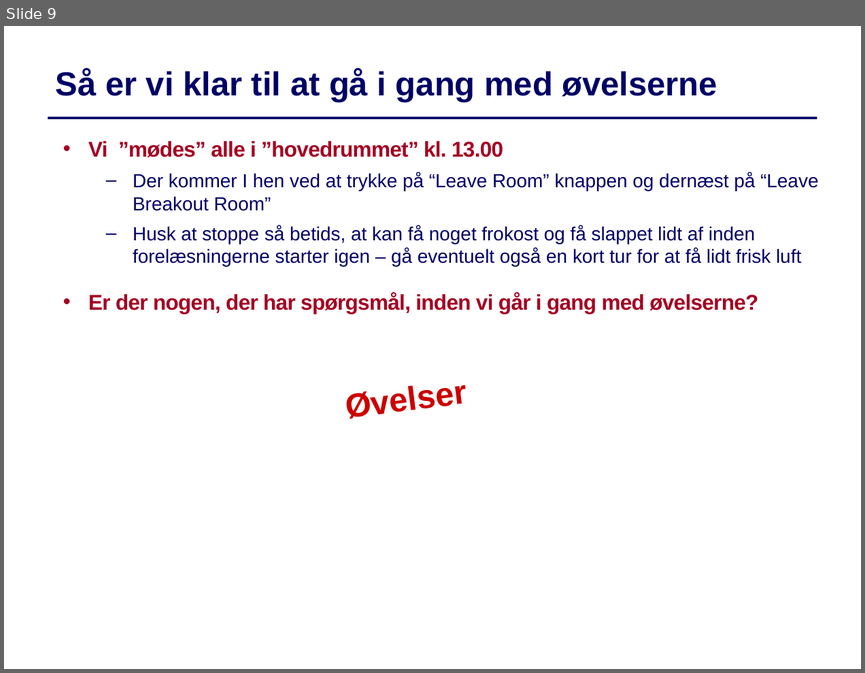
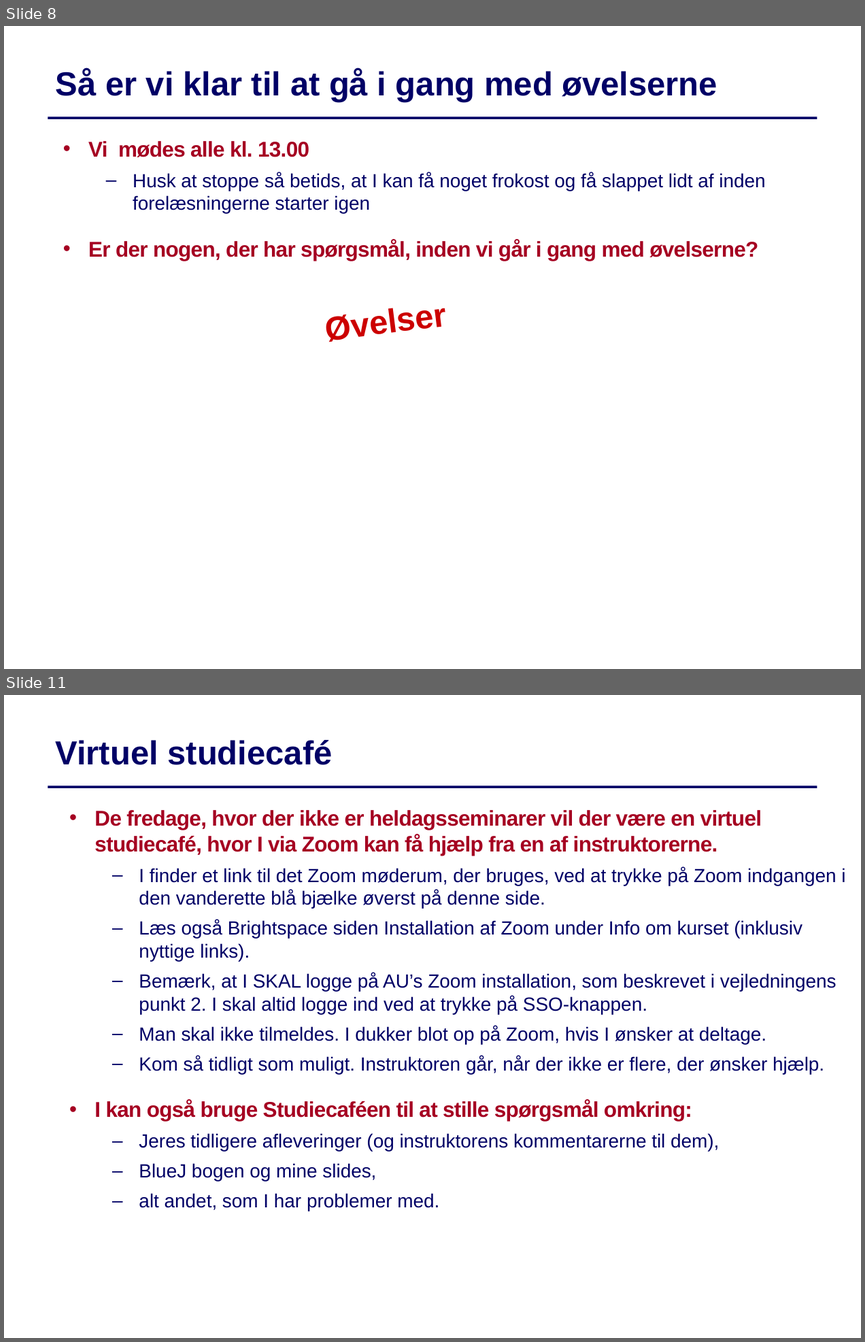
Before and after one commit to IntProgAU/Materiale, a slide deck: web/g22/status/Status1.pptx. Shown one above the other, each under a label of ours: slide 9 before the commit, slides 8 and 11 after it; the slides between them are not shown. The pictures are 865x673 and 865x1342 pixels, drawn with LibreOffice and Linux fonts; fonts in the diff are those of the drawing. Boxes give left, top, right and bottom in pixels: in the first picture for what was removed or moved away, otherwise in the second. Text is boxed around its words. In the diff, an @@ line names an element or a change of style, - is before the commit and + after.

```diff
--- a/web/g22/status/Status1.pptx
+++ b/web/g22/status/Status1.pptx
@@ slide 11 added at (x1=4, y1=695, x2=861, y2=1338), background #FFFFFF; not listed: 1 template element that a slide beside it also shows @@
@@ text added at (x1=56, y1=740, x2=332, y2=765), 28 pt, text #000066, bold @@
+Virtuel studiecafé
@@ text added at (x1=94, y1=810, x2=845, y2=1211), 16 pt, text #000066 @@
+  • De fredage, hvor der ikke er heldagsseminarer vil der være en virtuel studiecafé, hvor I via Zoom kan få hjælp fra en af instruktorerne.
+  – I finder et link til det Zoom møderum, der bruges, ved at trykke på Zoom indgangen i den vanderette blå bjælke øverst på denne side.
+  – Læs også Brightspace siden Installation af Zoom under Info om kurset (inklusiv nyttige links).
+  – Bemærk, at I SKAL logge på AU’s Zoom installation, som beskrevet i vejledningens punkt 2. I skal altid logge ind ved at trykke på SSO-knappen.
+  – Man skal ikke tilmeldes. I dukker blot op på Zoom, hvis I ønsker at deltage.
+  – Kom så tidligt som muligt. Instruktoren går, når der ikke er flere, der ønsker hjælp.
+  • I kan også bruge Studiecaféen til at stille spørgsmål omkring:
+  – Jeres tidligere afleveringer (og instruktorens kommentarerne til dem),
+  – BlueJ bogen og mine slides,
+  – alt andet, som I har problemer med.
@@ what was slide 9 is now slide 8 @@
@@ slide 8 changed as well @@
@@ text at (x1=88, y1=141, x2=765, y2=214): text changed @@
-  • Vi ”mødes” alle i ”hovedrummet” kl. 13.00
-  – Der kommer I hen ved at trykke på “Leave Room” knappen og dernæst på “Leave Breakout Room”
-  – Husk at stoppe så betids, at kan få noget frokost og få slappet lidt af inden forelæsningerne starter igen – gå eventuelt også en kort tur for at få lidt frisk luft
+  • Vi mødes alle kl. 13.00
+  – Husk at stoppe så betids, at I kan få noget frokost og få slappet lidt af inden forelæsningerne starter igen
@@ text "Øvelser" moved from (x1=347, y1=384, x2=468, y2=419) to (x1=326, y1=308, x2=447, y2=342) @@
```
Also in this commit, not shown: 8 other slides changed, 2 other slides added, 2 slides removed.
